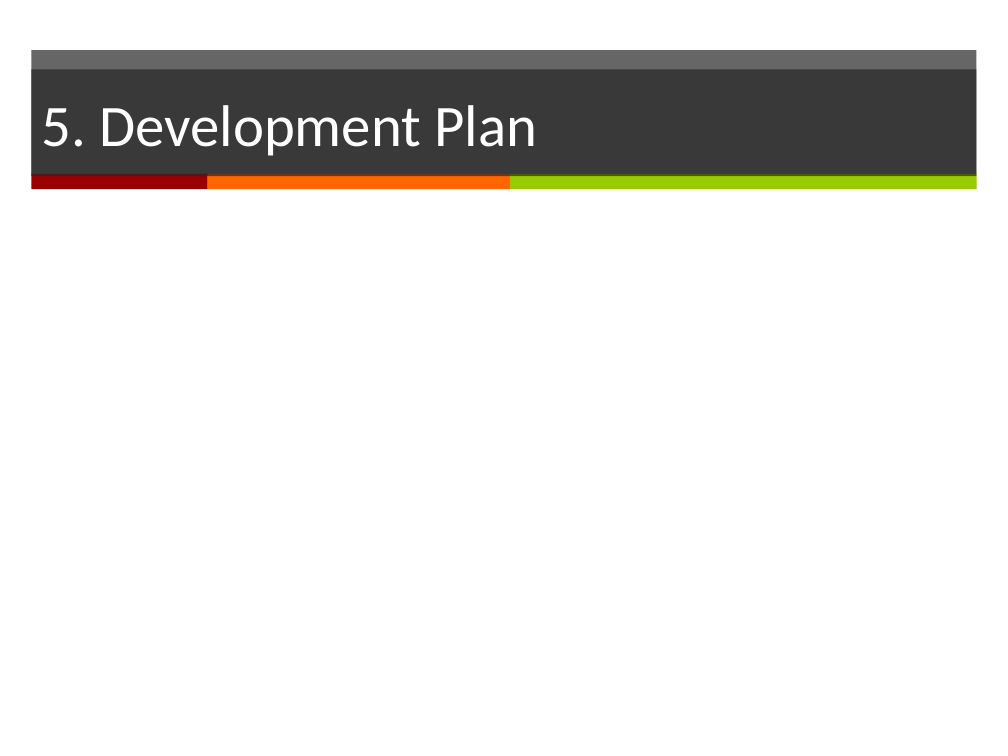
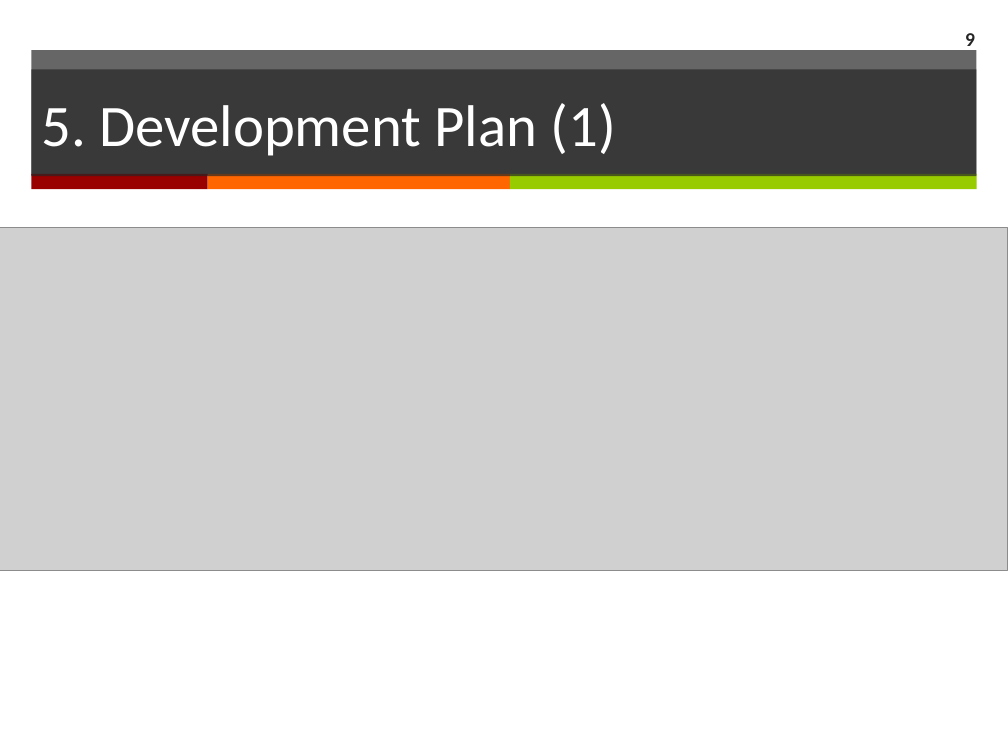
Before and after one commit to yadwinds/761_VEL, a slide deck: slide 9 of PCB/02 Plans & Actuals/2.1_Project Plan/Project Plan_(presentation)v0.1.pptx (slide 8 before the commit). Drawn at 1008x756 pixels with LibreOffice and Linux fonts; fonts in the diff are those of the drawing; grey boxes stand for pictures. Boxes give left, top, right and bottom in pixels: in the first picture for what was removed or moved away, otherwise in the second. Text is boxed around its words. In the diff, an @@ line names an element or a change of style, - is before the commit and + after.

```diff
--- a/PCB/02 Plans & Actuals/2.1_Project Plan/Project Plan_(presentation)v0.1.pptx
+++ b/PCB/02 Plans & Actuals/2.1_Project Plan/Project Plan_(presentation)v0.1.pptx
@@ page number added at bbox=[965, 33, 975, 51], 14 pt, text #262626, bold @@
+9
@@ title at bbox=[41, 103, 616, 156]: text changed @@
-5. Development Plan
+5. Development Plan (1)
@@ picture added at bbox=[0, 228, 1008, 571] @@
```
Also in this commit, not shown: 4 other slides changed, 8 slides added.
